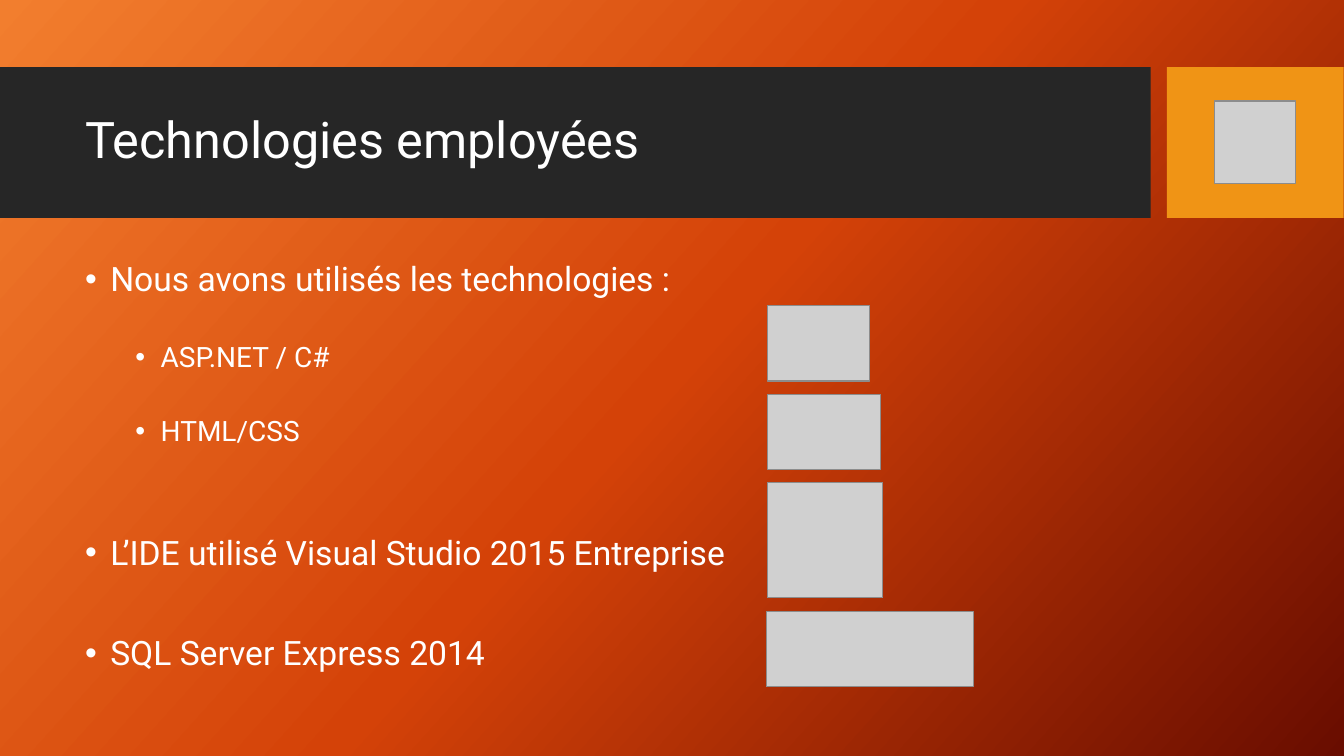
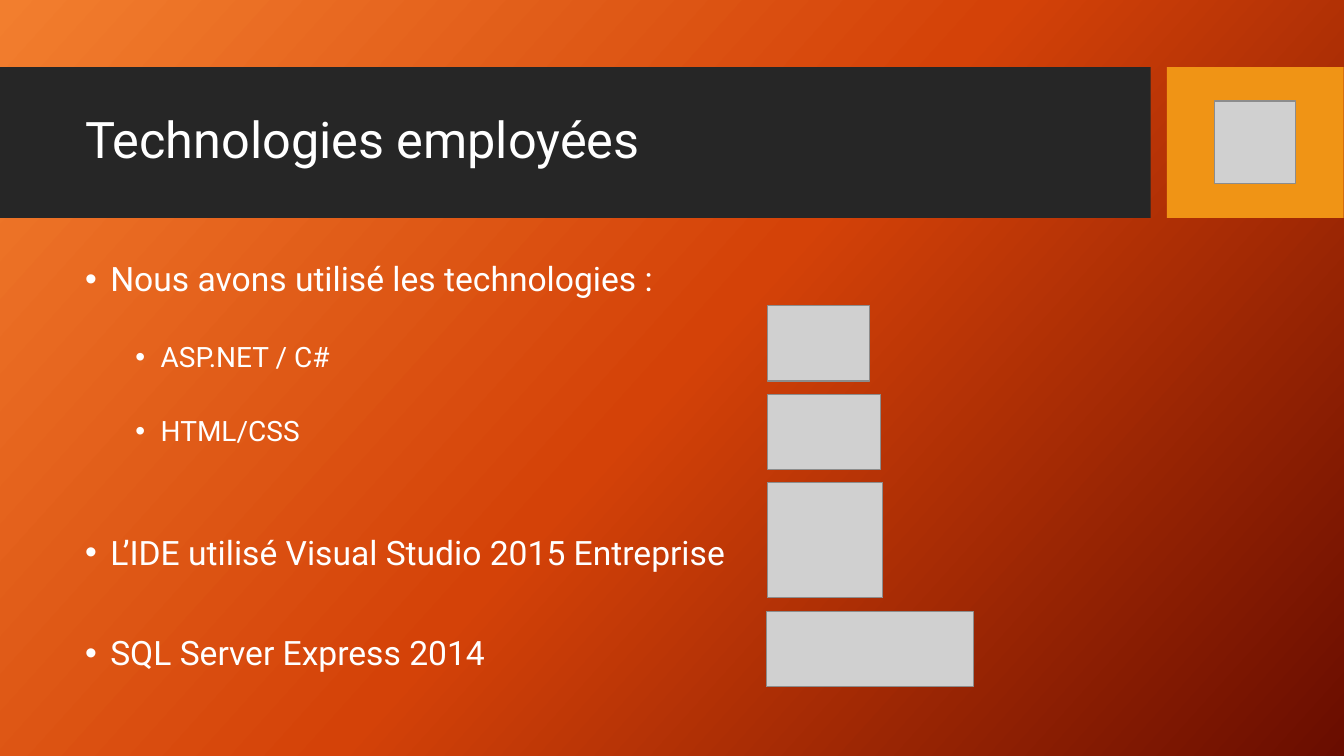
Before and after one commit to cedricbannelier/Projet1, a slide deck: slide 5 of DossierPresentation/Présentation.pptx. Drawn at 1344x756 pixels with LibreOffice and Linux fonts; fonts in the diff are those of the drawing; grey boxes stand for pictures; background and template pictures are left out. Boxes give left, top, right and bottom in pixels: in the first picture for what was removed or moved away, otherwise in the second. Text is boxed around its words. In the diff, an @@ line names an element or a change of style, - is before the commit and + after.

```diff
--- a/DossierPresentation/Présentation.pptx
+++ b/DossierPresentation/Présentation.pptx
@@ text at [110, 265, 636, 298]: text changed @@
-• Nous avons utilisés les technologies :
+• Nous avons utilisé les technologies :
```
Also in this commit, not shown: 2 other slides changed, 1 slide removed.
